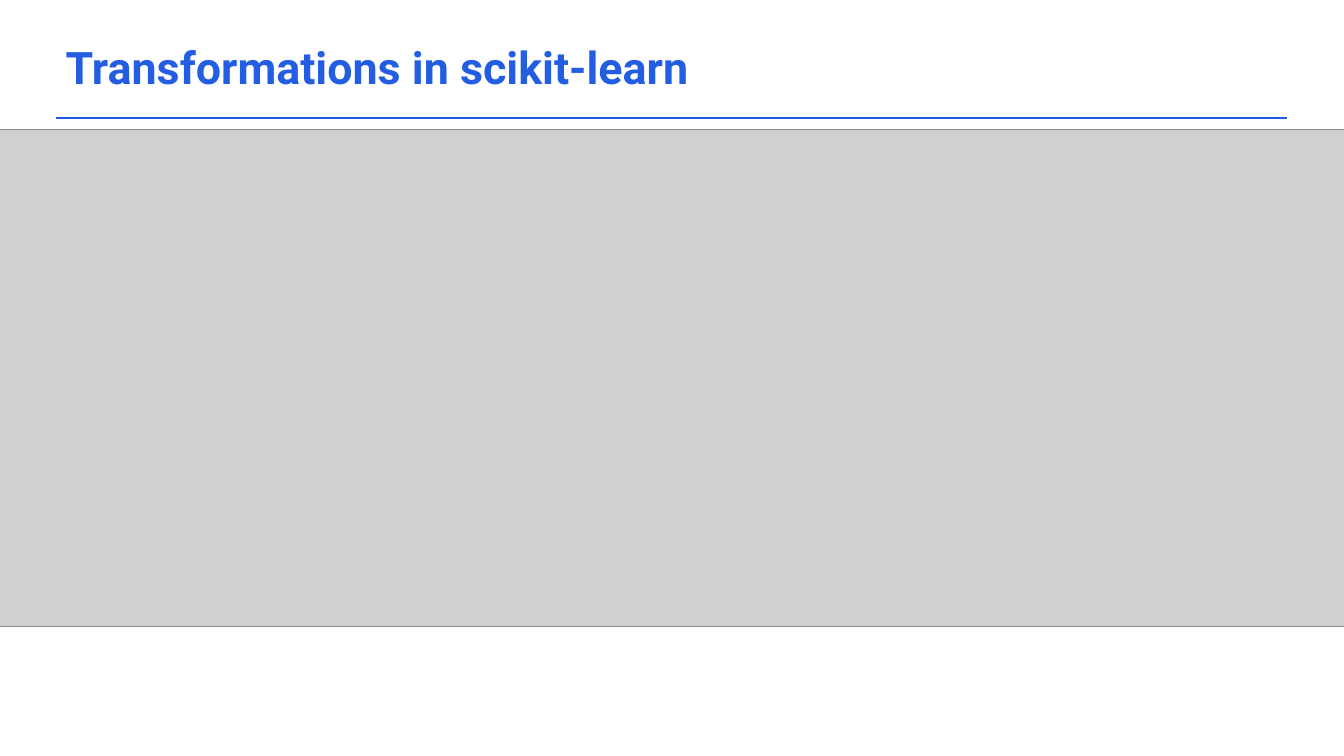
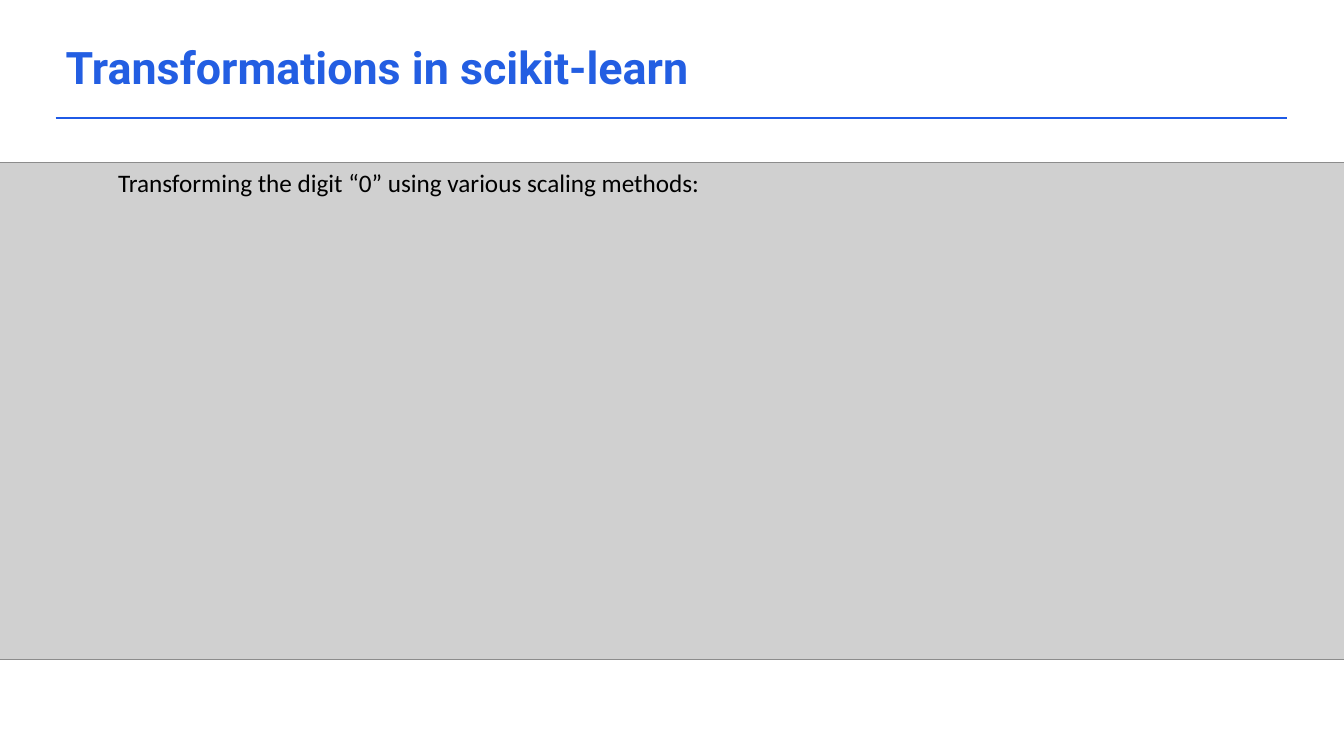
Before and after one commit to acceleratescience/data-school-Autumn23, a slide deck: slide 4 of Lecture notes/3_Transformations.pptx. Drawn at 1344x756 pixels with LibreOffice and Linux fonts; fonts in the diff are those of the drawing; grey boxes stand for pictures; background and template pictures are left out. Boxes give left, top, right and bottom in pixels: in the first picture for what was removed or moved away, otherwise in the second. Text is boxed around its words. In the diff, an @@ line names an element or a change of style, - is before the commit and + after.

```diff
--- a/Lecture notes/3_Transformations.pptx
+++ b/Lecture notes/3_Transformations.pptx
@@ picture: place and size @@
-picture at [0,129,1344,626]
+picture at [0,162,1344,659]
@@ text added at [118,174,699,197], 18 pt, text #000000 @@
+Transforming the digit “0” using various scaling methods:
```
Also in this commit, not shown: 4 other slides changed, 2 slides added, 1 slide removed, 3 other files.
